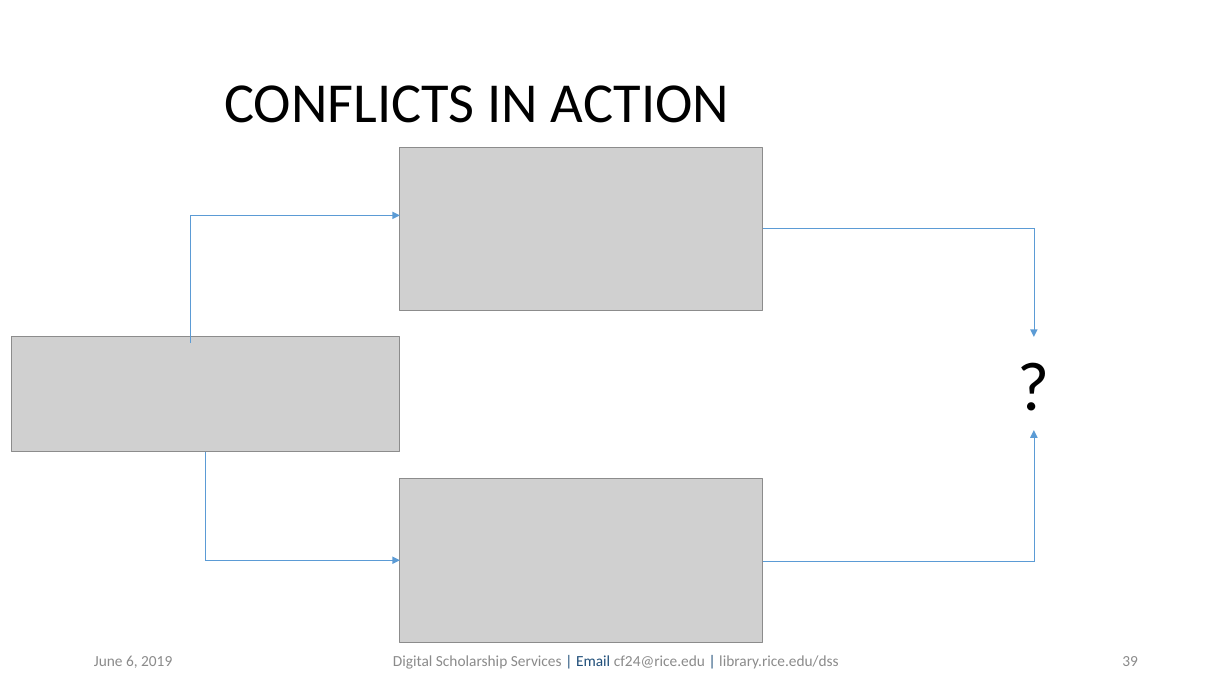
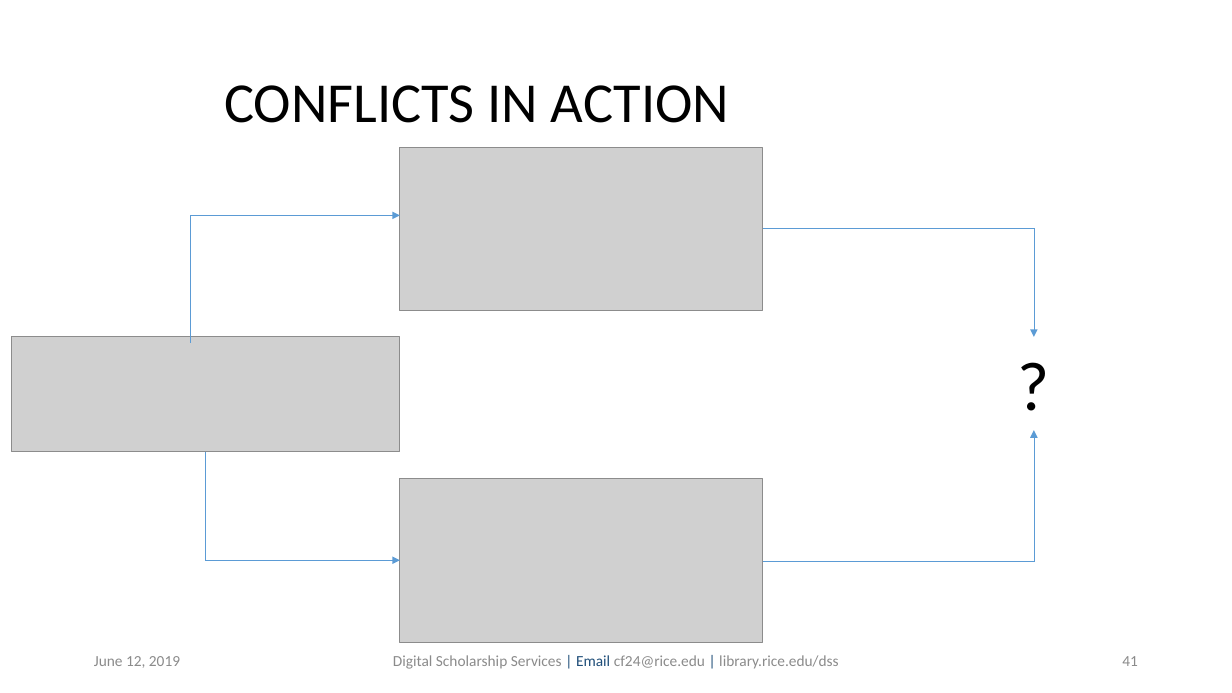
Before and after one commit to bakitybacon/rice-data-and-donuts, a slide deck: slide 41 of github/Introduction to Git & GitHub.pptx (slide 39 before the commit). Drawn at 1232x693 pixels with LibreOffice and Linux fonts; fonts in the diff are those of the drawing; grey boxes stand for pictures; background and template pictures are left out. Boxes give left, top, right and bottom in pixels: in the first picture for what was removed or moved away, otherwise in the second. Text is boxed around its words. In the diff, an @@ line names an element or a change of style, - is before the commit and + after.

```diff
--- a/github/Introduction to Git & GitHub.pptx
+++ b/github/Introduction to Git & GitHub.pptx
@@ text at [94, 656, 180, 668]: text changed @@
-June 6, 2019
+June 12, 2019
@@ page number at [1122, 656, 1138, 666]: text changed @@
-39
+41
```
Also in this commit, not shown: 40 other slides changed, 2 slides added.
